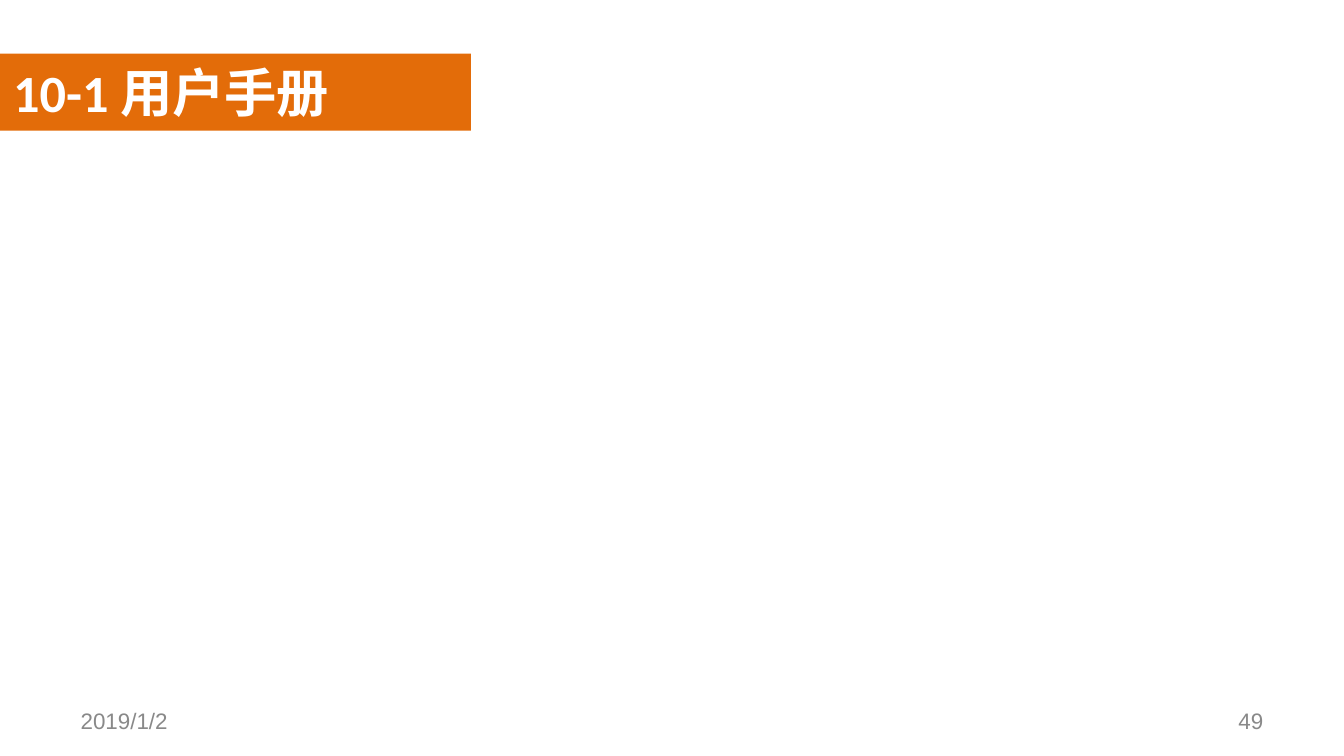
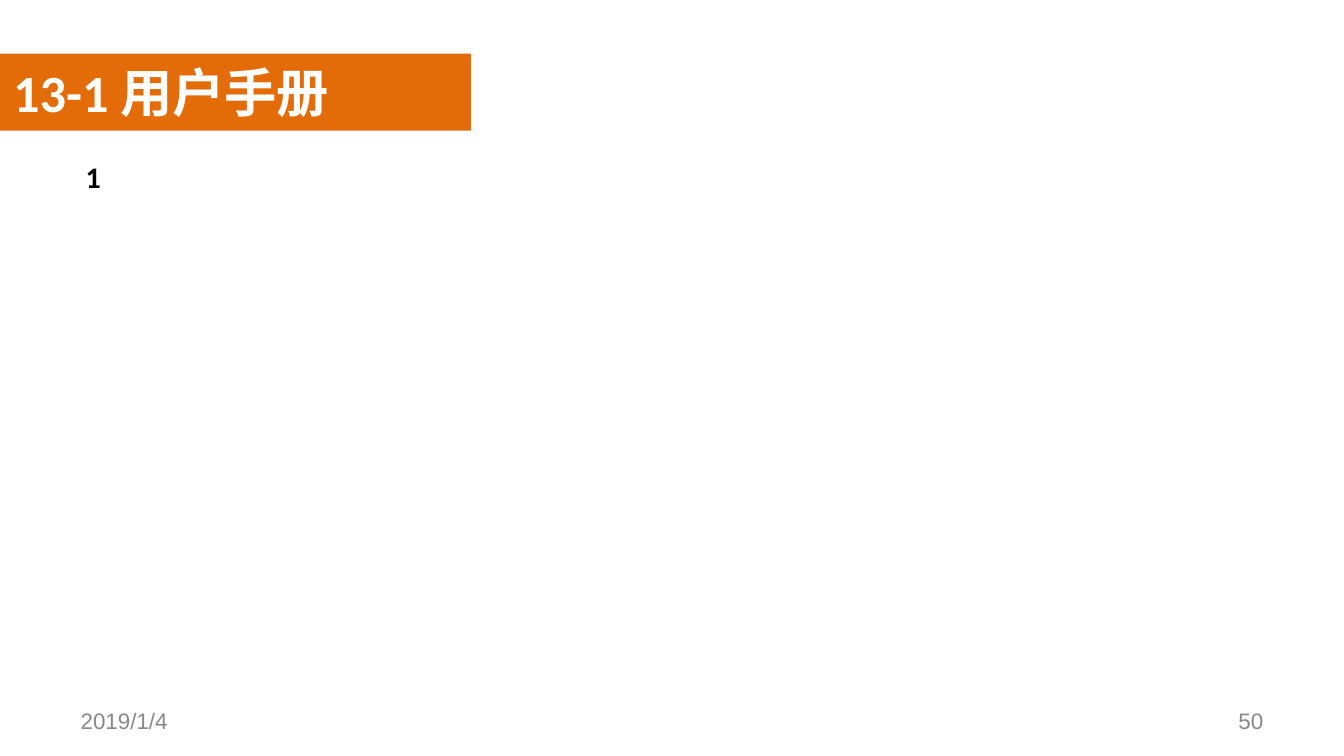
Before and after one commit to SoftwareRequirtmentsG02/Document, a slide deck: slide 50 of 案例教学系统/受控文档/分析设计/PPT/PRD2018-G02-SRS评审PPT.pptx (slide 49 before the commit). Drawn at 1344x756 pixels with LibreOffice and Linux fonts; fonts in the diff are those of the drawing; background and template pictures are left out. Boxes give left, top, right and bottom in pixels: in the first picture for what was removed or moved away, otherwise in the second. Text is boxed around its words. In the diff, an @@ line names an element or a change of style, - is before the commit and + after.

```diff
--- a/案例教学系统/受控文档/分析设计/PPT/PRD2018-G02-SRS评审PPT.pptx
+++ b/案例教学系统/受控文档/分析设计/PPT/PRD2018-G02-SRS评审PPT.pptx
@@ text at [13, 67, 329, 117]: text changed @@
-10-1 用户手册
+13-1 用户手册
@@ text added at [86, 168, 101, 188], 16 pt, text #000000, bold @@
+  1
@@ text at [81, 713, 168, 729]: text changed @@
-2019/1/2
+2019/1/4
@@ page number at [1238, 713, 1263, 729]: text changed @@
-49
+50
```
Also in this commit, not shown: 49 other slides changed, 9 slides added, 3 slides removed, 1 other file.
